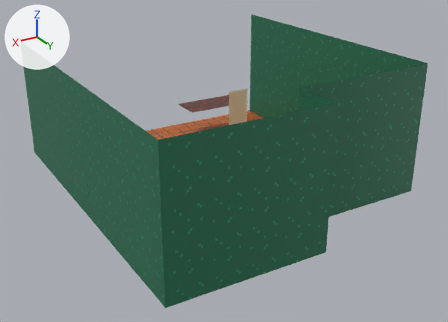
The Blender file assets/models/escena.blend as it was, and as the next commit left it.
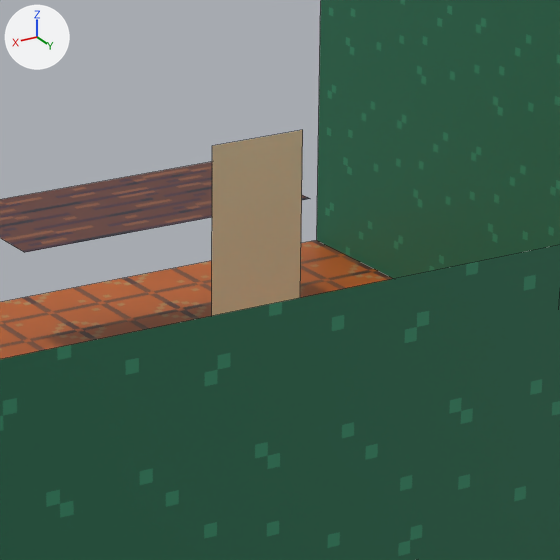
Each version is shown whole from a 50 mm lens placed at (25.17, 44.43, 22.8), pointed at (0.47, 3.28, 2.22), then close up on the part from 42% to 66% of the width and 20% to 54% of the height. Arrows for +X, +Y and +Z are at upper left; the lights stay in place. The close-ups show mesh edges as thin lines.

Objects in the first close-up: 'Mesa', 'Paredes', 'Remie', 'Suelo'.
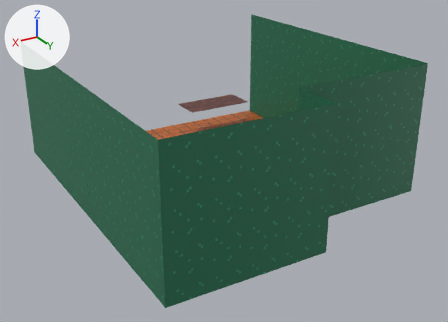
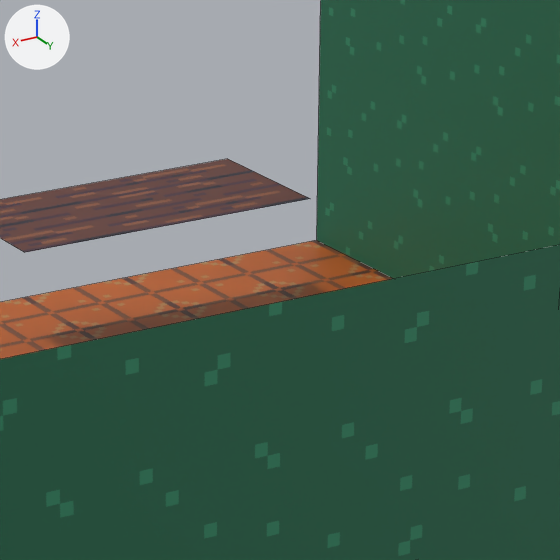
The change, as a list of edits to the scene's bpy script:
```text
Remove ob_remie:
    ob_remie = bpy.data.objects.new('Remie', me_plane_004)
    ob_remie.location = (-5.37, -3.85, 3.27)
```

What differs and where, as boxes (x1, y1, x2, y2) in the close-ups (560 x 560 px):
'Remie', deleted
    before: (212, 130, 303, 316)
